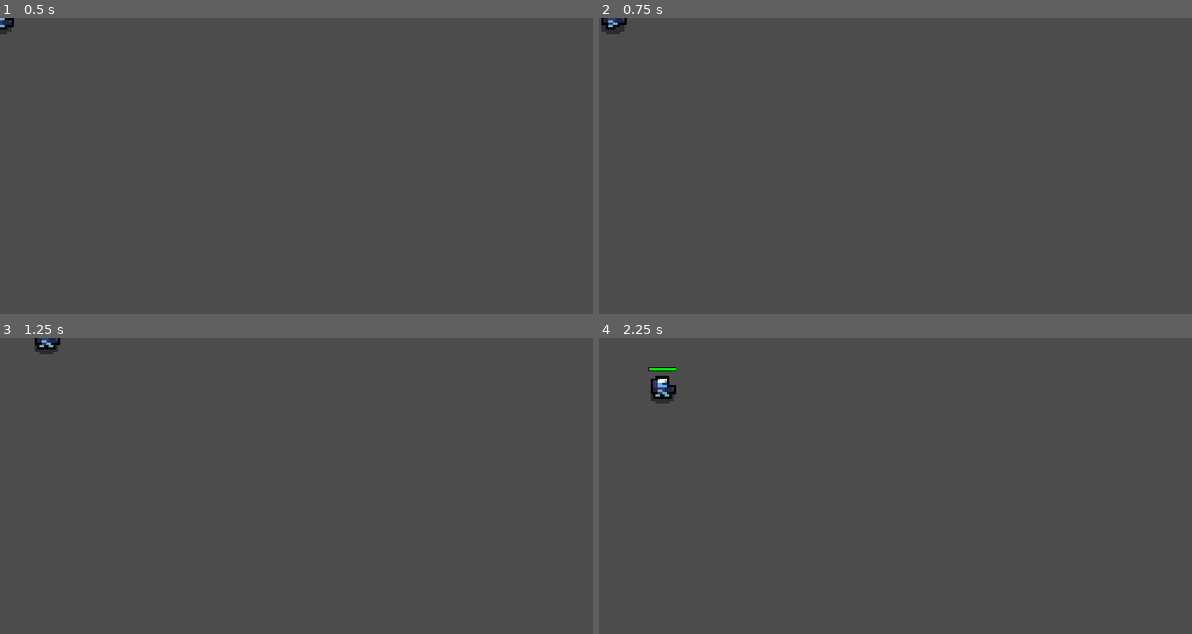
Above: before the commit, frames 1-4 (two rows, left to right).
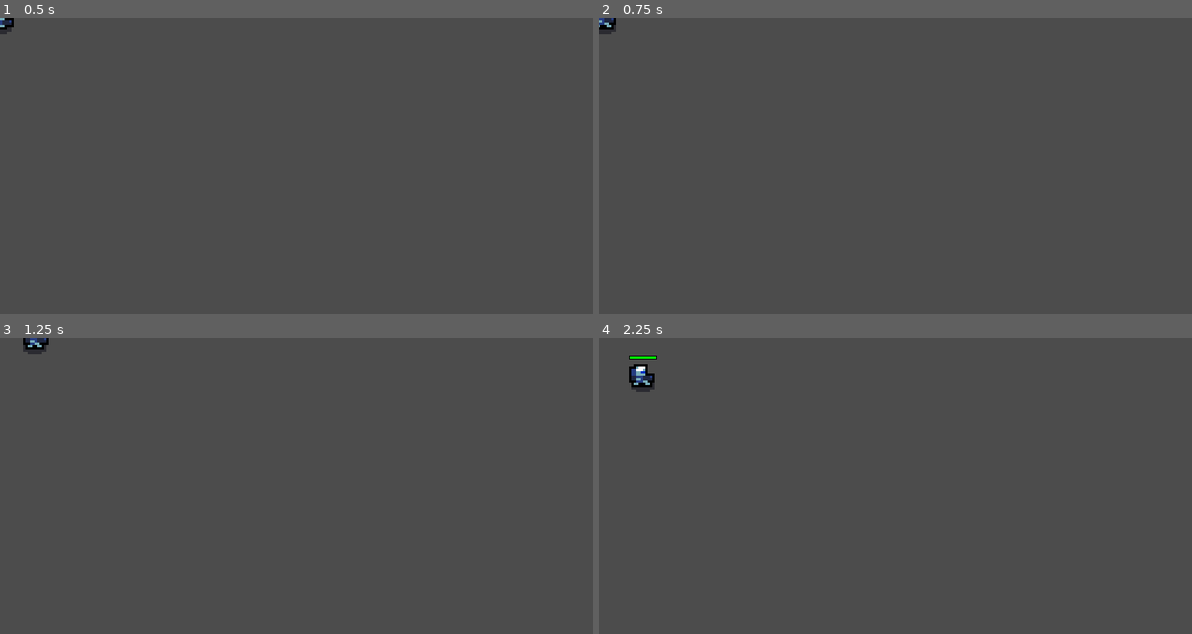
Above: after the commit, the same moments.

Repository: Gui-dev/topdown-shooter
Game: Godot game, scene res://scenes/player/assault.tscn
The game is run twice, just before and just after one commit, with the same random seed, the same clock (stepped at 60 frames per second) and the same inputs. The project has no main scene, so this scene is started directly.
Inputs (mouse positions are in pixels of both pictures, inside the frame that each line leads up to):
- Up to frame 1 (0.5 s): no input
- Up to frame 2 (0.75 s): move the mouse to (1025, 151) at 0.52 s; hold Right (ui_right) from 0.53 s (still down); click (1025, 151) at 0.6 s
- Up to frame 3 (1.25 s): keep holding Right (ui_right); tap Space (ui_select) at 0.77 s
- Up to frame 4 (2.25 s): move the mouse to (776, 500) at 1.27 s; release Right (ui_right) at 1.28 s; hold Down (ui_down) 1.28-2.03 s; click (776, 500) at 1.35 s; tap Space (ui_select) at 1.52 s; move the mouse to (954, 420) at 2.02 s; hold Right (ui_right) from 2.03 s (still down); click (954, 420) at 2.1 s

Frame 1 is identical in both runs. In frame 2, 0.2% of the frame differs, in the area x 0-5%, y 0-6%; in frame 3, 0.3%; in frame 4, 0.8%, in the area x 5-14%, y 5-23%.

Commit message:
feat: add attack script

Diff:
--- a/scenes/player/assault.tscn
+++ b/scenes/player/assault.tscn
@@ -1,12 +1,31 @@
-[gd_scene load_steps=3 format=2]
+[gd_scene load_steps=4 format=2]
 
 [ext_resource path="res://assets/soldiers/assault.png" type="Texture" id=1]
 [ext_resource path="res://scenes/player/soldier.tscn" type="PackedScene" id=2]
+
+[sub_resource type="Animation" id=1]
+resource_name = "fire"
+length = 0.2
+tracks/0/type = "value"
+tracks/0/path = NodePath("texture:frame")
+tracks/0/interp = 1
+tracks/0/loop_wrap = true
+tracks/0/imported = false
+tracks/0/enabled = true
+tracks/0/keys = {
+"times": PoolRealArray( 0, 0.1 ),
+"transitions": PoolRealArray( 1, 1 ),
+"update": 1,
+"values": [ 15, 16 ]
+}
 
 [node name="Assault" instance=ExtResource( 2 )]
 
 [node name="texture" parent="." index="0"]
 texture = ExtResource( 1 )
+
+[node name="animation" parent="." index="2"]
+anims/fire = SubResource( 1 )
 
 [node name="camera" parent="." index="6"]
 current = false
@@ -14,3 +33,7 @@
 [node name="move" parent="states" index="0"]
 walk_speed = 30
 crawl_speed = 15
+
+[node name="attack" parent="states" index="1"]
+class_weapon = "Rifle"
+projectile_max_amount = 30
--- a/scenes/player/soldier.tscn
+++ b/scenes/player/soldier.tscn
@@ -209,3 +209,9 @@
 
 [node name="attack" type="Node" parent="states"]
 script = ExtResource( 3 )
+texture = NodePath("../../texture")
+camera = NodePath("../../camera")
+soldier = NodePath("../..")
+projectile_spawner = NodePath("../../projectile_spawner")
+
+[connection signal="animation_finished" from="animation" to="texture" method="_on_animation_finished"]
--- a/scripts/player/attack.gd
+++ b/scripts/player/attack.gd
@@ -1,5 +1,69 @@
 extends Node
+class_name AttackState
+
+
+#const Grenade: PackedScene = preload()
+var weapons_list: Array = [ 'fire', 'throw']
+var weapon_index: int = 0
+var grenade_amount: int = 5
+var max_granade_amount: int = 5
+var projectile_amount: int
+export(String) var class_weapon
+export(int) var projectile_max_amount
+export(PackedScene) var fire_projectile
+export(NodePath) onready var texture = get_node(texture) as Sprite
+export(NodePath) onready var camera = get_node(camera) as Camera2D
+export(NodePath) onready var soldier = get_node(soldier) as KinematicBody2D
+export(NodePath) onready var projectile_spawner = get_node(projectile_spawner) as Position2D
+onready var weapons_dict: Dictionary = {
+  'throw': 'Grenade',
+  'fire': class_weapon
+}
 
 
 func _ready() -> void:
-  pass
+  projectile_amount = projectile_max_amount
+
+
+func attack() -> void:
+  if not can_shoot(weapons_list[weapon_index]):
+    return
+
+  if Input.is_action_just_pressed('ui_attack') and not soldier.is_attacking:
+    soldier.is_attacking = true
+    update_ammo(weapons_list[weapon_index], 'decrease', 1)
+    texture.action_behavior(weapons_list[weapon_index])
+
+
+func can_shoot(type: String) -> bool:
+  if type == 'fire' and projectile_amount > 0:
+    return true
+
+  if type == 'throw' and grenade_amount > 0:
+    return true
+
+  return false
+
+
+func update_ammo(weapon_type: String, type: String, value: int) -> void:
+  if weapon_type == 'throw' and type == 'increase':
+    grenade_amount += value
+
+  if weapon_type == 'throw' and type == 'decrease':
+    grenade_amount -= value
+
+  if weapon_type == 'fire' and type == 'increase':
+    projectile_amount += value
+
+  if weapon_type == 'fire' and type == 'decrease':
+    projectile_amount -= value
+
+  verify_ammo_amount(weapon_type)
+
+
+func verify_ammo_amount(weapon_type: String) -> void:
+  if weapon_type == 'throw' and grenade_amount > max_granade_amount:
+    grenade_amount = max_granade_amount
+
+  if weapon_type == 'fire' and projectile_amount > projectile_max_amount:
+    projectile_amount = projectile_max_amount
--- a/scripts/player/soldier.gd
+++ b/scripts/player/soldier.gd
@@ -4,13 +4,13 @@
 
 onready var texture: Sprite = $texture
 onready var move_state: Node = $states/move
-onready var attack_state: Node = $states/move
+onready var attack_state: Node = $states/attack
 var is_crawling: bool = false
 var is_attacking: bool = false
 
 
 func _physics_process(_delta: float) -> void:
   move_state.move()
-#  attack_state.attack()
+  attack_state.attack()
   texture.animate(move_state.velocity)
   pass
--- a/scripts/player/soldier_texture.gd
+++ b/scripts/player/soldier_texture.gd
@@ -3,12 +3,17 @@
 
 
 var last_direction_state: bool
+var on_action: bool = false
 export(NodePath) onready var parent = get_node(parent) as KinematicBody2D
 export(NodePath) onready var animation = get_node(animation) as AnimationPlayer
 
 
 func animate(velocity: Vector2) -> void:
   flip_h = set_orientation()
+
+  if on_action:
+    return
+
   move_behavior(velocity)
 
 
@@ -26,6 +31,11 @@
   return last_direction_state
 
 
+func action_behavior(type: String) -> void:
+  on_action = true
+  animation.play(type)
+
+
 func move_behavior(velocity: Vector2) -> void:
   if velocity != Vector2.ZERO:
     animation.play(get_move_state())
@@ -39,3 +49,10 @@
     return 'crawl'
 
   return 'walk'
+
+
+func _on_animation_finished(anim_name: String) -> void:
+  on_action = false
+
+  if anim_name == 'fire' or anim_name == 'throw':
+    parent.is_attacking = false
